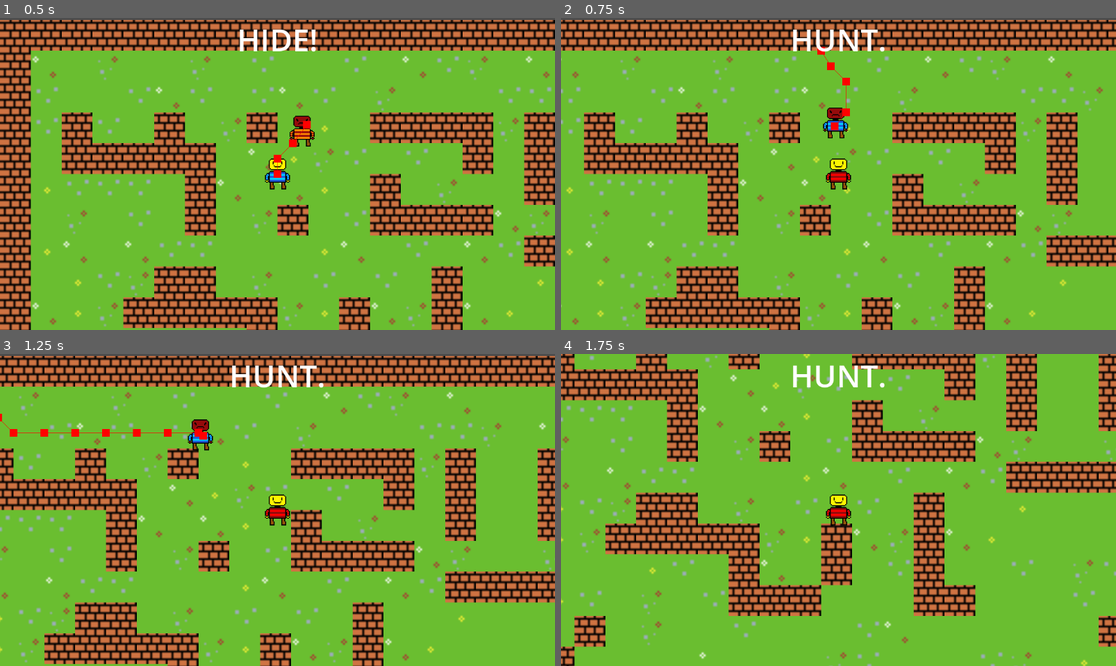
Above: before the commit, frames 1-4 (two rows, left to right).
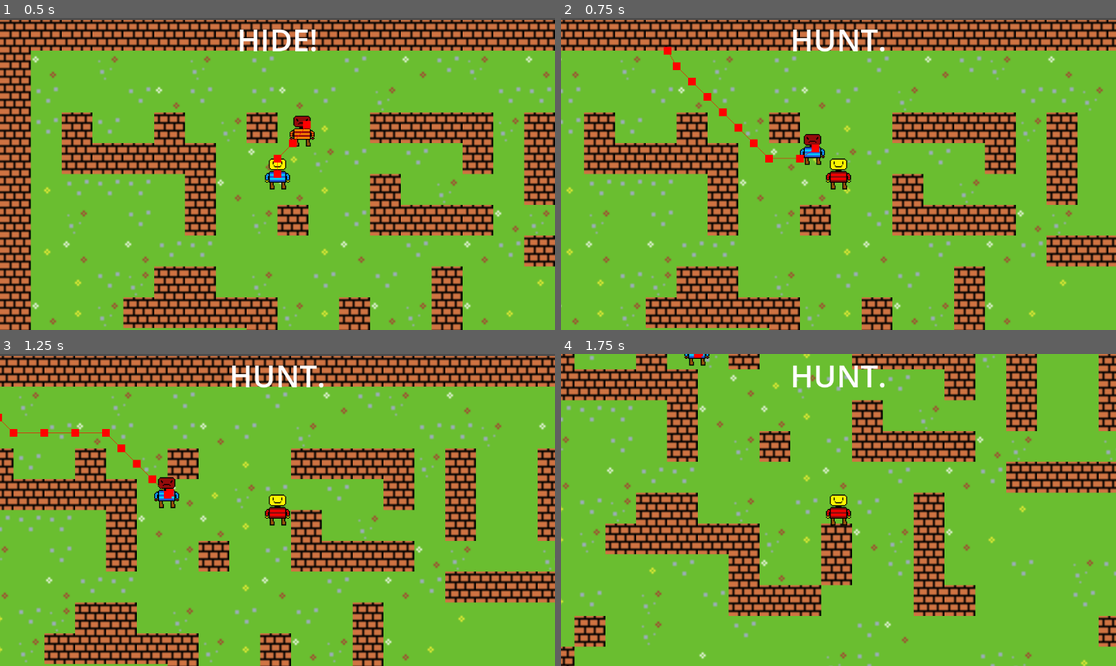
Above: after the commit, the same moments.

Repository: LegoMaster7001/fargo-game-jam-2025
Game: Godot game, scene res://Scenes/Game.tscn
The game is run twice, just before and just after one commit, with the same random seed, the same clock (stepped at 60 frames per second) and the same inputs.
Inputs:
- Up to frame 1 (0.5 s): no input
- Up to frame 2 (0.75 s): hold Right (ui_right) from 0.53 s (still down); hold Space (call_groundies) from 0.53 s (still down)
- Up to frame 3 (1.25 s): keep holding Right (ui_right); keep holding Space (call_groundies); tap E at 0.8 s
- Up to frame 4 (1.75 s): release Right (ui_right) at 1.28 s; release Space (call_groundies) at 1.28 s; hold Down (ui_down) from 1.28 s (still down); tap E at 1.35 s; tap Space (call_groundies) at 1.55 s

Frame 1 is identical in both runs. In frame 2, 1.1% of the frame differs, in the area x 18-53%, y 9-48%; in frame 3, 0.9%; in frame 4, 0.1%.

Commit message:
powers based on hunting vs hunted
Only can call groundies when you are being hunted and dash while you are hunting

Diff:
--- a/Scenes/Game.tscn
+++ b/Scenes/Game.tscn
@@ -5,9 +5,9 @@
 [ext_resource type="Texture2D" uid="uid://dk80ljltcudh8" path="res://Images/GameJam Wall Tile.png" id="2_3so38"]
 [ext_resource type="PackedScene" uid="uid://ktvyw4a0tc03" path="res://Scenes/player.tscn" id="2_j5yw3"]
 [ext_resource type="PackedScene" uid="uid://lrookntm6kpp" path="res://Scenes/enemy.tscn" id="3_kldst"]
+[ext_resource type="Texture2D" uid="uid://dcidh3peq3swn" path="res://Images/floor 5.png" id="4_3cx6b"]
 [ext_resource type="PackedScene" uid="uid://cwp83sci60oxi" path="res://Scenes/groundies_area.tscn" id="4_kldst"]
-[ext_resource type="PackedScene" uid="uid://8045sgtb8mph" path="res://Scenes/hud.tscn" id="5_b2bpf"]
-[ext_resource type="Texture2D" uid="uid://dcidh3peq3swn" path="res://Images/floor 5.png" id="4_3cx6b"]
+[ext_resource type="PackedScene" path="res://Scenes/hud.tscn" id="5_b2bpf"]
 [ext_resource type="Texture2D" uid="uid://bjgo075dp3j1p" path="res://Images/floor 4.png" id="5_wxwew"]
 [ext_resource type="Texture2D" uid="uid://un6tbjqwu30p" path="res://Images/floor 3.png" id="6_acvyw"]
 [ext_resource type="Texture2D" uid="uid://7iqcu4j4skqk" path="res://Images/floor 2.png" id="7_alh3a"]
@@ -100,6 +100,7 @@
 sources/6 = SubResource("TileSetAtlasSource_lbihj")
 
 [sub_resource type="RectangleShape2D" id="RectangleShape2D_kldst"]
+size = Vector2(40, 36)
 
 [node name="Node2D" type="Node2D"]
 script = ExtResource("1_b2bpf")
@@ -125,7 +126,7 @@
 enemy = NodePath("../Enemy")
 
 [node name="CollisionShape2D" type="CollisionShape2D" parent="GroundiesArea"]
-position = Vector2(21, -9)
+position = Vector2(82, 1)
 shape = SubResource("RectangleShape2D_kldst")
 
 [node name="CanvasLayer" type="CanvasLayer" parent="."]
--- a/Scenes/groundies_area.tscn
+++ b/Scenes/groundies_area.tscn
@@ -1,6 +1,6 @@
 [gd_scene load_steps=2 format=3 uid="uid://cwp83sci60oxi"]
 
-[ext_resource type="Script" uid="uid://dcdbortnn42t0" path="res://groundies_area.gd" id="1_q8jfx"]
+[ext_resource type="Script" uid="uid://dcdbortnn42t0" path="res://Scripts/groundies_area.gd" id="1_q8jfx"]
 
 [node name="GroundiesArea" type="Area2D"]
 script = ExtResource("1_q8jfx")
--- a/Scripts/Player.gd
+++ b/Scripts/Player.gd
@@ -26,13 +26,14 @@
 	dir = dir.normalized()
 
 	if event.is_action_pressed("call_groundies"):
-		groundies_area.try_call_groundies()
+		if (!Global.hunted):
+			groundies_area.try_call_groundies()
 
 	if event.is_action_pressed("debug_flip_role"):
 		Global.flip_role()
 
 func checkDashing():
-	if Input.is_key_pressed(KEY_E) && dashReady:
+	if Input.is_key_pressed(KEY_E) && dashReady && !Global.hunting:
 		dashReady = false
 		dashing = true
 		$DashTimer.start()
